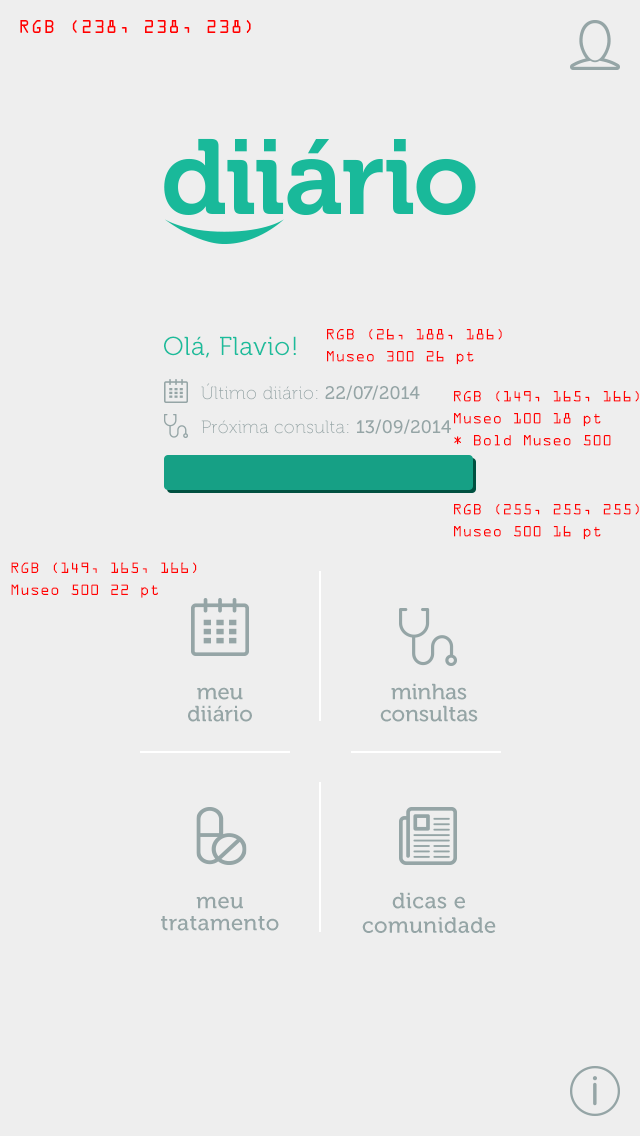
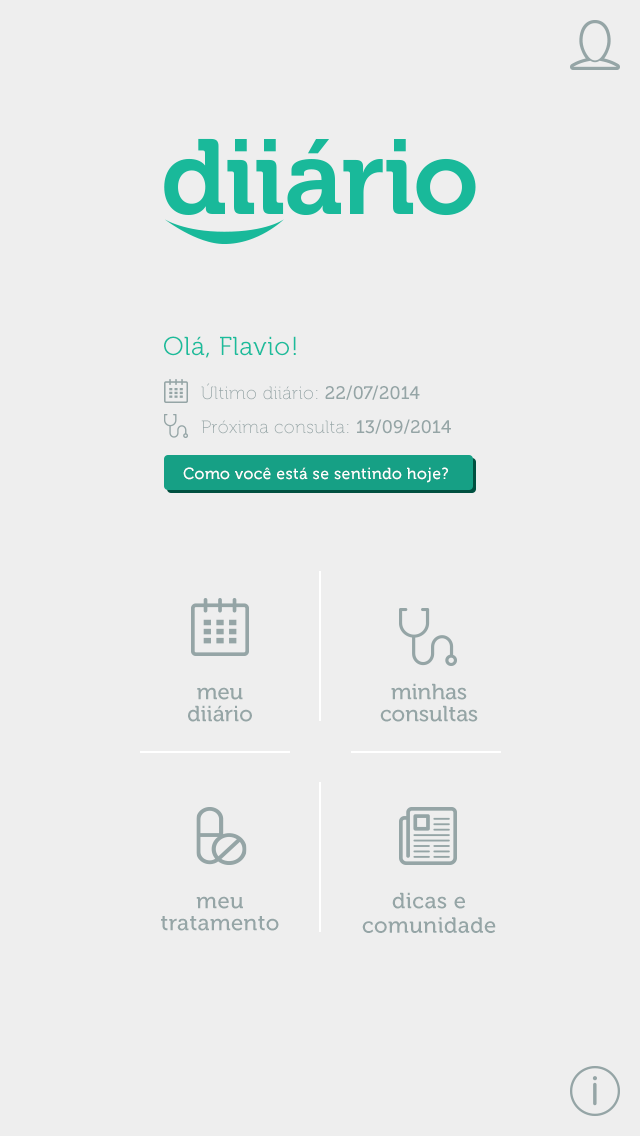
Revision of a layered 640 x 1136 image; what changed, layer by layer:
hid group "notes" (5 layers) over box(11, 20, 639, 598)
showed "Como você está se sentindo hoje?" over box(183, 467, 448, 483)
